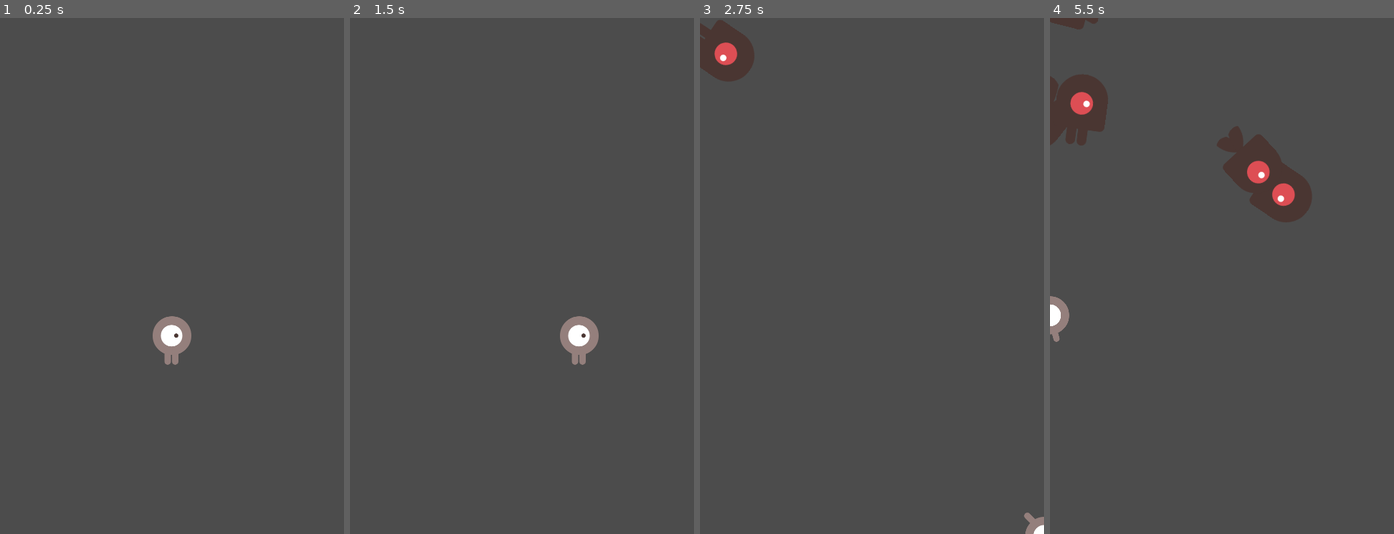
Above: before the commit, frames 1-4 (left to right).
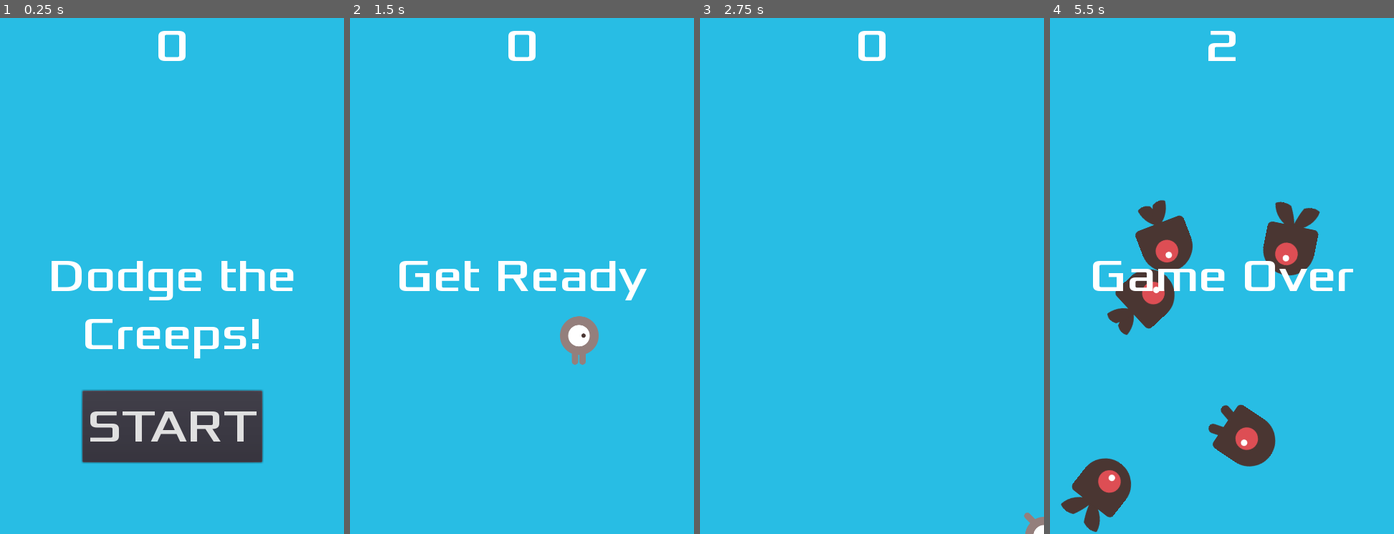
Above: after the commit, the same moments.

Repository: ApoorvaKa/dodge-the-creeps
Game: Godot game, scene res://Main.tscn
Two runs of this game, one before a commit and one after it. Both use one fixed random seed, a clock stepped at 60 frames per second and the inputs below.
Inputs (mouse positions are in pixels of both pictures, inside the frame that each line leads up to):
- Up to frame 1 (0.25 s): no input
- Up to frame 2 (1.5 s): click (522, 425) at 0.5 s, where only the run after the commit has a clickable "START"; tap Enter (start_game, bound only after the commit) at 1.25, 1.35 s; hold Right (move_right) from 1.28 s (still down)
- Up to frame 3 (2.75 s): release Right (move_right) at 2.03 s; hold Down (move_down) from 2.03 s (still down); tap Enter (start_game, bound only after the commit) at 2.1 s
- Up to frame 4 (5.5 s): release Down (move_down) at 2.78 s; hold Right (move_right) 2.78-3.53 s; tap Enter (start_game, bound only after the commit) every 0.75 s from 2.85 to 5.1 s; hold Up (move_up) 3.53-4.28 s; hold Left (move_left) from 4.28 s (still down)

The runs differ from the first frame. In frame 1, 94% of the frame differs, in the area x 0-100%, y 0-100%; in frame 2, 99%; in frame 3, 100%; in frame 4, 100%.

Commit message:
Final Game

Diff:
--- /dev/null
+++ b/src/HUD.gd
@@ -0,0 +1,42 @@
+extends CanvasLayer
+
+signal start_game
+# Declare member variables here. Examples:
+# var a = 2
+# var b = "text"
+
+func show_message(text):
+	$Message.text = text
+	$Message.show()
+	$MessageTimer.start()
+
+func show_game_over():
+	show_message("Game Over")
+	yield($MessageTimer, "timeout")
+	$Message.text = "Dodge the\nCreeps!"
+	$Message.show()
+	# Make a one-shot timer and wait for it to finish.
+	yield(get_tree().create_timer(1), "timeout")
+	$StartButton.show()
+
+func update_score(score):
+	$ScoreLabel.text = str(score)
+
+# Called when the node enters the scene tree for the first time.
+func _ready():
+	pass # Replace with function body.
+
+
+# Called every frame. 'delta' is the elapsed time since the previous frame.
+#func _process(delta):
+#	pass
+
+
+
+func _on_MessageTimer_timeout():
+	$Message.hide()
+
+
+func _on_StartButton_pressed():
+	$StartButton.hide()
+	emit_signal("start_game")
--- /dev/null
+++ b/src/HUD.tscn
@@ -0,0 +1,55 @@
+[gd_scene load_steps=6 format=2]
+
+[ext_resource path="res://fonts/Xolonium-Regular.ttf" type="DynamicFontData" id=1]
+[ext_resource path="res://HUD.gd" type="Script" id=2]
+
+[sub_resource type="DynamicFont" id=1]
+size = 64
+font_data = ExtResource( 1 )
+
+[sub_resource type="InputEventAction" id=2]
+action = "start_game"
+
+[sub_resource type="ShortCut" id=3]
+shortcut = SubResource( 2 )
+
+[node name="HUD" type="CanvasLayer"]
+script = ExtResource( 2 )
+
+[node name="ScoreLabel" type="Label" parent="."]
+anchor_right = 1.0
+margin_bottom = 78.0
+custom_fonts/font = SubResource( 1 )
+text = "0"
+align = 1
+
+[node name="Message" type="Label" parent="."]
+anchor_top = 0.5
+anchor_right = 1.0
+anchor_bottom = 0.5
+margin_top = -39.0
+margin_bottom = 39.0
+custom_fonts/font = SubResource( 1 )
+text = "Dodge the Creeps!"
+align = 1
+autowrap = true
+
+[node name="StartButton" type="Button" parent="."]
+anchor_left = 0.5
+anchor_top = 1.0
+anchor_right = 0.5
+anchor_bottom = 1.0
+margin_left = -125.5
+margin_top = -200.0
+margin_right = 125.0
+margin_bottom = -100.0
+custom_fonts/font = SubResource( 1 )
+shortcut = SubResource( 3 )
+text = "START"
+
+[node name="MessageTimer" type="Timer" parent="."]
+wait_time = 2.0
+one_shot = true
+
+[connection signal="pressed" from="StartButton" to="." method="_on_StartButton_pressed"]
+[connection signal="timeout" from="MessageTimer" to="." method="_on_MessageTimer_timeout"]
--- a/src/Main.gd
+++ b/src/Main.gd
@@ -10,7 +10,6 @@
 # Called when the node enters the scene tree for the first time.
 func _ready():
 	randomize() # random numbers will always be different
-	new_game()
 
 # Called every frame. 'delta' is the elapsed time since the previous frame.
 #func _process(delta):
@@ -19,11 +18,18 @@
 func game_over():
 	$ScoreTimer.stop()
 	$MobTimer.stop()
+	$HUD.show_game_over()
+	$Music.stop()
+	$DeathSound.play()
 
 func new_game():
 	score = 0
 	$Player.start($StartPosition.position)
 	$StartTimer.start()
+	$HUD.update_score(score)
+	$HUD.show_message("Get Ready")
+	get_tree().call_group("mobs", "queue_free")
+	$Music.play()
 
 func _on_MobTimer_timeout():
 	# create a mob
@@ -47,6 +53,7 @@
 
 func _on_ScoreTimer_timeout():
 	score += 1
+	$HUD.update_score(score)
 
 func _on_StartTimer_timeout():
 	$MobTimer.start()
--- a/src/Main.tscn
+++ b/src/Main.tscn
@@ -1,17 +1,25 @@
-[gd_scene load_steps=5 format=2]
+[gd_scene load_steps=8 format=2]
 
 [ext_resource path="res://Mob.tscn" type="PackedScene" id=1]
 [ext_resource path="res://Main.gd" type="Script" id=2]
 [ext_resource path="res://Player.tscn" type="PackedScene" id=3]
+[ext_resource path="res://HUD.tscn" type="PackedScene" id=4]
+[ext_resource path="res://art/House In a Forest Loop.ogg" type="AudioStream" id=5]
+[ext_resource path="res://art/gameover.wav" type="AudioStream" id=6]
 
 [sub_resource type="Curve2D" id=1]
 _data = {
-"points": PoolVector2Array( 0, 0, 0, 0, 0, 0, 0, 0, 0, 0, 128, 0, 0, 0, 0, 0, 128, 128, 0, 0, 0, 0, 0, 128, 0, 0, 0, 0, 0, 0 )
+"points": PoolVector2Array( 0, 0, 0, 0, 0, 0, 0, 0, 0, 0, 479, 1, 0, 0, 0, 0, 480, 722, 0, 0, 0, 0, 3, 720, 0, 0, 0, 0, 0, 0 )
 }
 
 [node name="Main" type="Node"]
 script = ExtResource( 2 )
 mob_scene = ExtResource( 1 )
+
+[node name="ColorRect" type="ColorRect" parent="."]
+anchor_right = 1.0
+anchor_bottom = 1.0
+color = Color( 0.156863, 0.741176, 0.894118, 1 )
 
 [node name="MobTimer" type="Timer" parent="."]
 wait_time = 0.5
@@ -26,13 +34,24 @@
 position = Vector2( 240, 450 )
 
 [node name="MobPath" type="Path2D" parent="."]
+position = Vector2( 3, 2 )
 curve = SubResource( 1 )
 
 [node name="MobSpawnLocation" type="PathFollow2D" parent="MobPath"]
+rotation = 0.00208768
 
 [node name="Player" parent="." instance=ExtResource( 3 )]
+
+[node name="HUD" parent="." instance=ExtResource( 4 )]
+
+[node name="Music" type="AudioStreamPlayer" parent="."]
+stream = ExtResource( 5 )
+
+[node name="DeathSound" type="AudioStreamPlayer" parent="."]
+stream = ExtResource( 6 )
 
 [connection signal="timeout" from="MobTimer" to="." method="_on_MobTimer_timeout"]
 [connection signal="timeout" from="ScoreTimer" to="." method="_on_ScoreTimer_timeout"]
 [connection signal="timeout" from="StartTimer" to="." method="_on_StartTimer_timeout"]
 [connection signal="hit" from="Player" to="." method="game_over"]
+[connection signal="start_game" from="HUD" to="." method="new_game"]
--- a/src/Mob.tscn
+++ b/src/Mob.tscn
@@ -30,7 +30,7 @@
 radius = 26.0
 height = 16.0
 
-[node name="Mob" type="RigidBody2D"]
+[node name="Mob" type="RigidBody2D" groups=["mobs"]]
 position = Vector2( 0, -1 )
 collision_mask = 0
 gravity_scale = 0.0
@@ -43,7 +43,6 @@
 scale = Vector2( 0.75, 0.75 )
 frames = SubResource( 1 )
 animation = "fly"
-frame = 1
 playing = true
 
 [node name="VisibilityNotifier2D" type="VisibilityNotifier2D" parent="."]
--- a/src/project.godot
+++ b/src/project.godot
@@ -47,6 +47,11 @@
 "events": [ Object(InputEventKey,"resource_local_to_scene":false,"resource_name":"","device":0,"alt":false,"shift":false,"control":false,"meta":false,"command":false,"pressed":false,"scancode":16777234,"physical_scancode":0,"unicode":0,"echo":false,"script":null)
  ]
 }
+start_game={
+"deadzone": 0.5,
+"events": [ Object(InputEventKey,"resource_local_to_scene":false,"resource_name":"","device":0,"alt":false,"shift":false,"control":false,"meta":false,"command":false,"pressed":false,"scancode":16777221,"physical_scancode":0,"unicode":0,"echo":false,"script":null)
+ ]
+}
 
 [physics]
 
